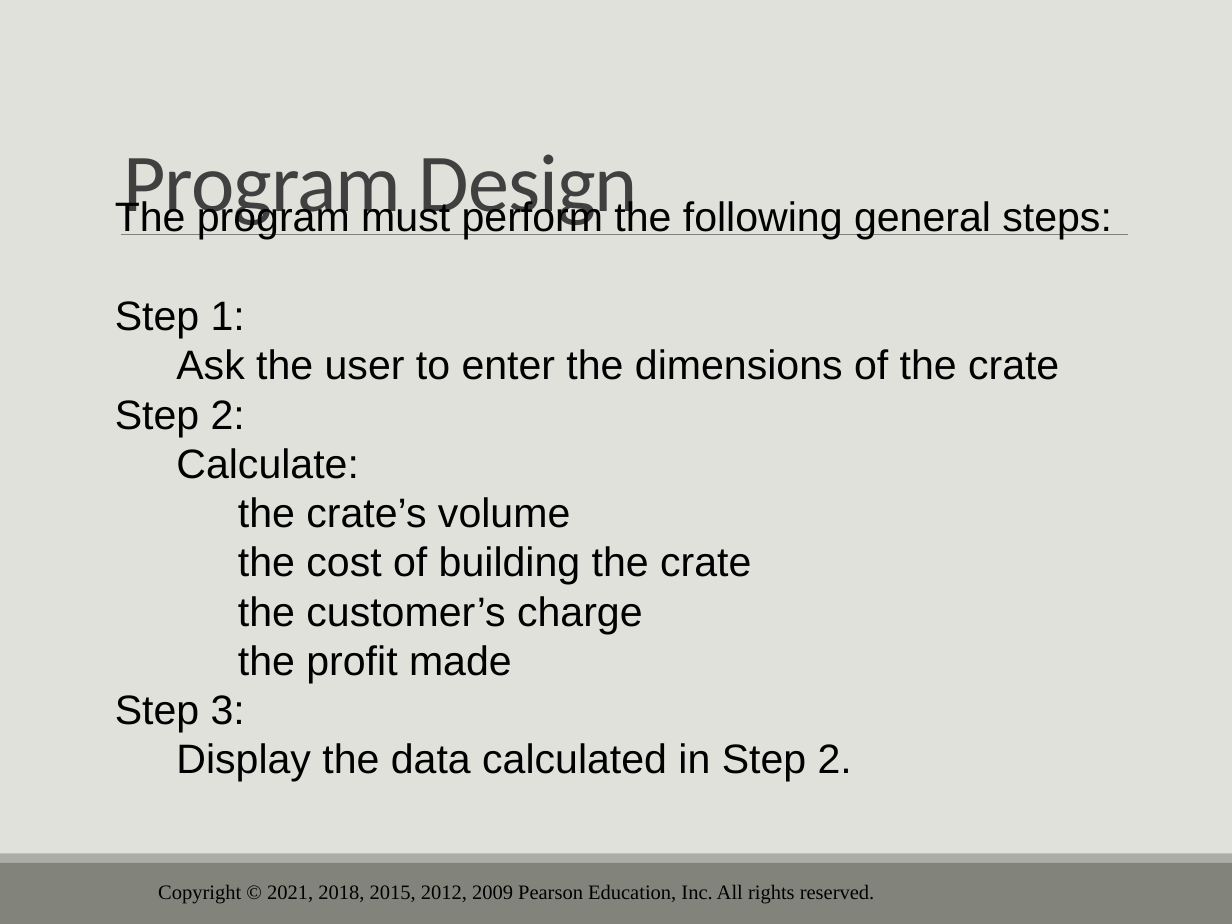
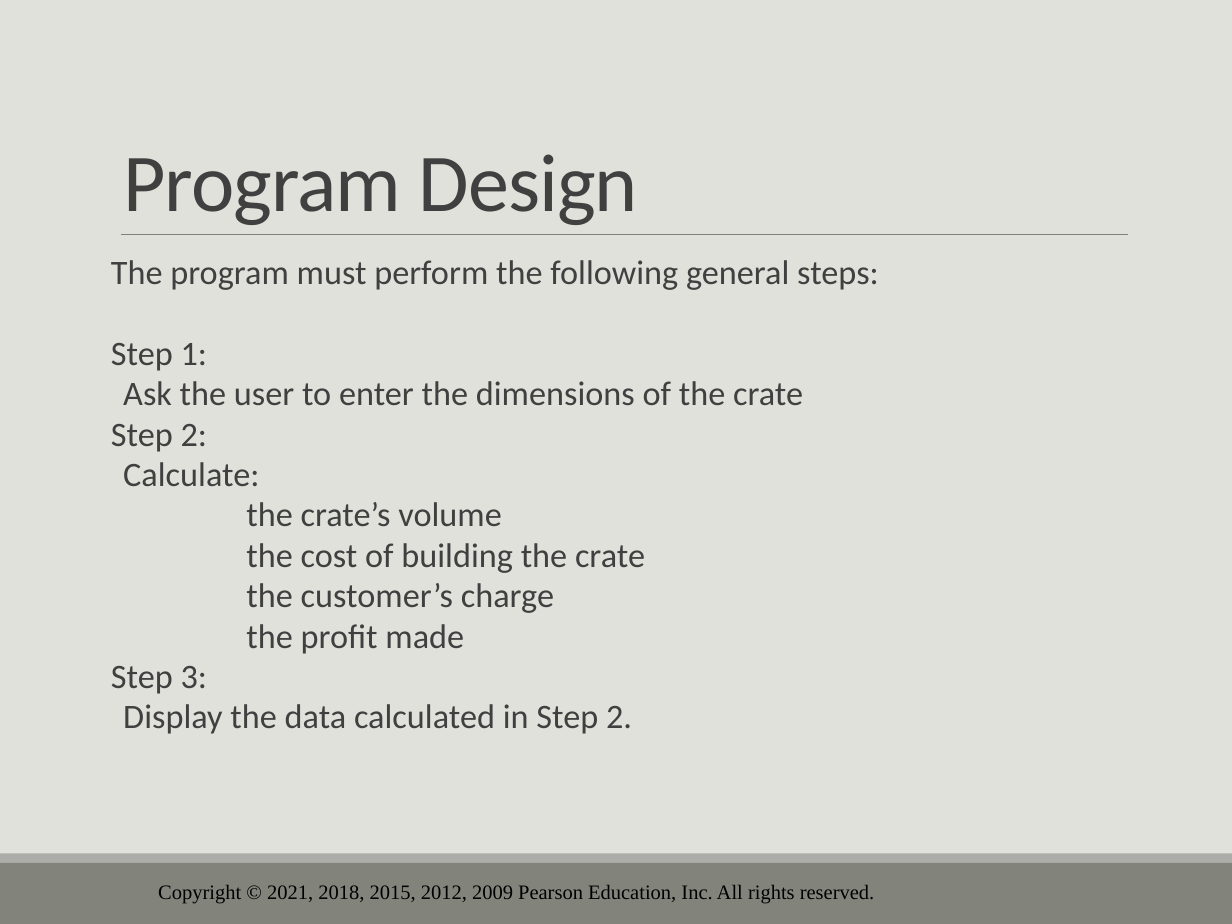
Before and after one commit to drolsonmi/eng1400, a slide deck: slide 60 of 1400_03_Expressions and Interactivity.pptx (slide 66 before the commit). Drawn at 1232x924 pixels with LibreOffice and Linux fonts; fonts in the diff are those of the drawing; background and template pictures are left out. Boxes give left, top, right and bottom in pixels: in the first picture for what was removed or moved away, otherwise in the second. Text is boxed around its words. In the diff, an @@ line names an element or a change of style, - is before the commit and + after.

Commit message:
Updated slides: Sep 28

```diff
--- a/1400_03_Expressions and Interactivity.pptx
+++ b/1400_03_Expressions and Interactivity.pptx
@@ text "The program must perform the ...": place and size @@
-text "The program must perform the ..." at (115,199,1112,782)
+text "The program must perform the ..." at (111,260,879,734)
@@ text "The program must perform the ..." at (111,260,879,734): size 24 to 20 pt, font Arial to Calibri, text colour #000000 to #404040; indent changed; line spacing 1 to 0.9; more space between paragraphs @@
```
Also in this commit, not shown: 8 other slides changed, 6 slides removed, 1 other file.
